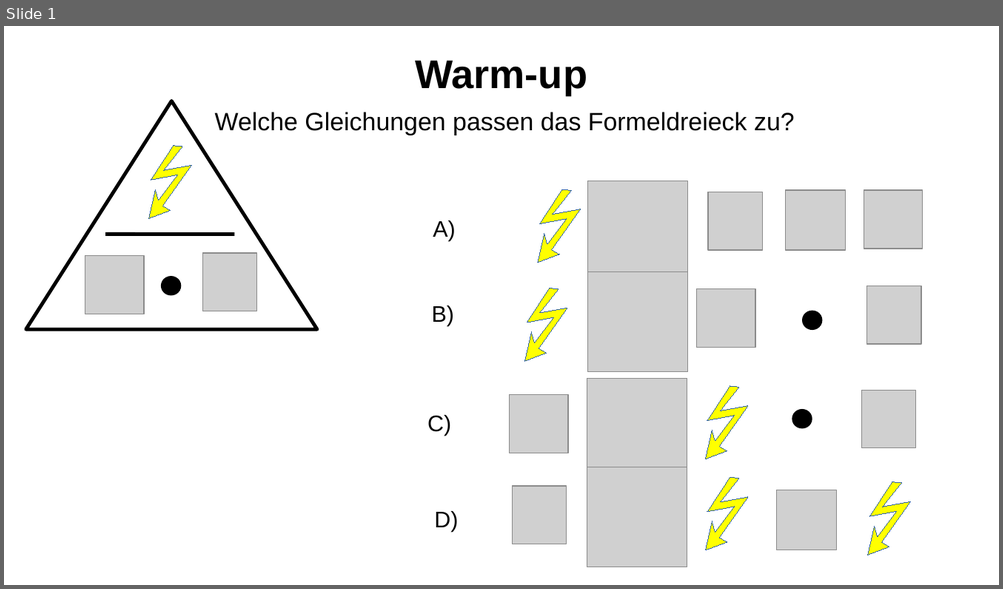
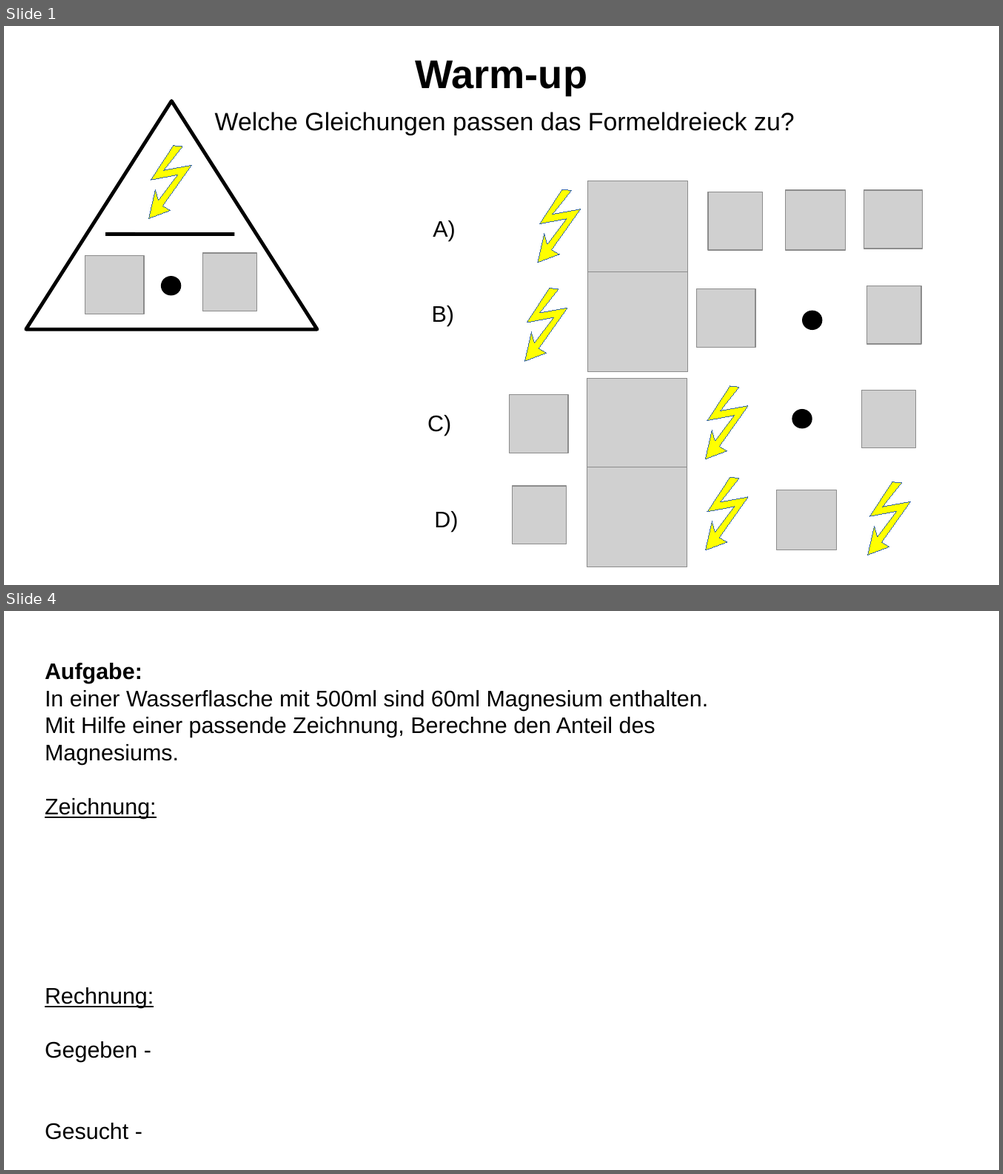
Before and after one commit to bearums/teaching, a slide deck: B5/Mathe/2024/B1/7er/Prozente/02/Warmup.odp. Shown one above the other, each under a label of ours: slide 1 before the commit, slides 1 and 4 after it; the slides between them are not shown. The pictures are 1003x589 and 1003x1174 pixels, drawn with LibreOffice and Linux fonts; fonts in the diff are those of the drawing; grey boxes stand for pictures. Boxes give left, top, right and bottom in pixels: in the first picture for what was removed or moved away, otherwise in the second. Text is boxed around its words. In the diff, an @@ line names an element or a change of style, - is before the commit and + after.

```diff
--- a/B5/Mathe/2024/B1/7er/Prozente/02/Warmup.odp
+++ b/B5/Mathe/2024/B1/7er/Prozente/02/Warmup.odp
@@ slide 4 added at (x1=4, y1=611, x2=999, y2=1170), background #FFFFFF @@
@@ text added at (x1=45, y1=663, x2=708, y2=1062), 18 pt, text #000000 @@
+Aufgabe:
+In einer Wasserflasche mit 500ml sind 60ml Magnesium enthalten.
+Mit Hilfe einer passende Zeichnung, Berechne den Anteil des Magnesiums.
+Zeichnung:
+Rechnung:
+Gegeben -
+Gesucht -
```
Also in this commit, not shown: 1 slide changed, 6 other slides added, 1 slide removed, 10 other files.
